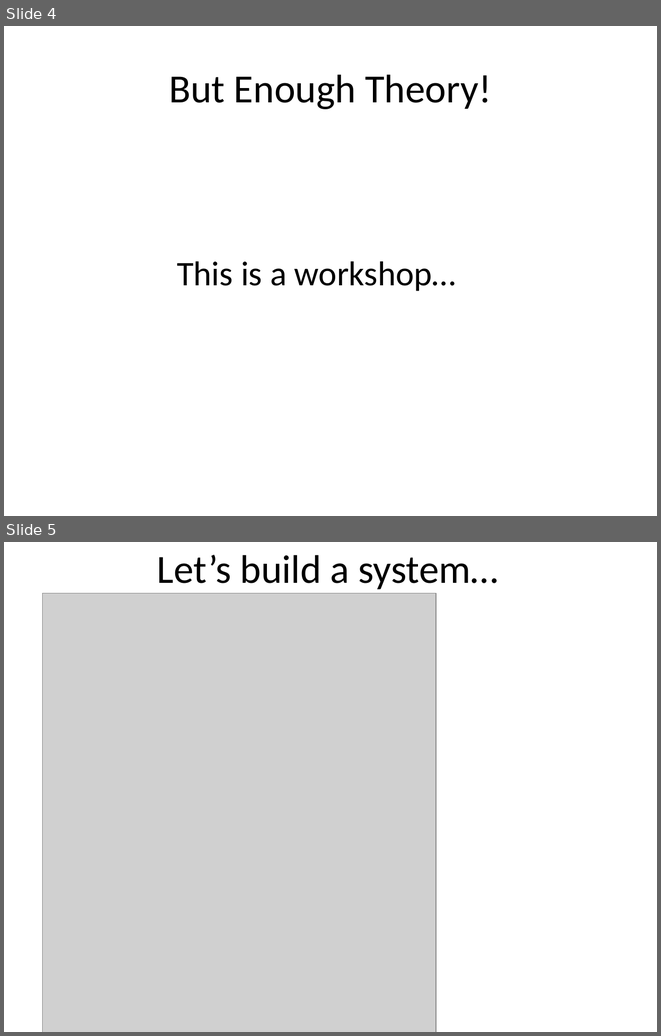
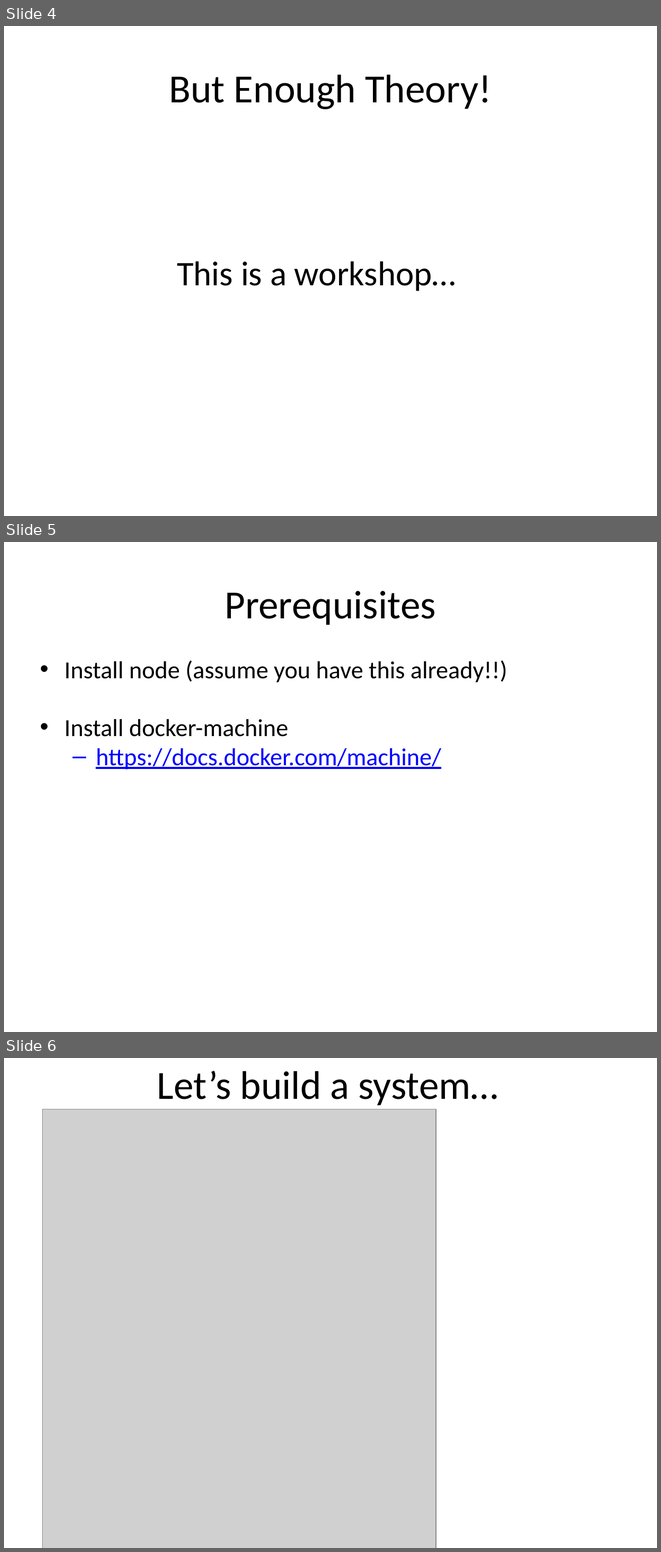
Before and after one commit to nearform/developing-microservices, a slide deck: assets/presentation.pptx. Shown one above the other, each under a label of ours: slides 4 and 5 before the commit, slides 4, 5 and 6 after it. The pictures are 661x1036 and 661x1552 pixels, drawn with LibreOffice and Linux fonts; fonts in the diff are those of the drawing; grey boxes stand for pictures; background and template pictures are left out. Boxes give left, top, right and bottom in pixels: in the first picture for what was removed or moved away, otherwise in the second. Text is boxed around its words. In the diff, an @@ line names an element or a change of style, - is before the commit and + after.

Commit message:
added prereqs slide

```diff
--- a/assets/presentation.pptx
+++ b/assets/presentation.pptx
@@ slide 5 added at (4,542,657,1032), background #FFFFFF @@
@@ title added at (224,591,435,625), 44 pt, text #000000 @@
+Prerequisites
@@ text added at (64,660,508,769), 27 pt, text #000000 @@
+• Install node (assume you have this already!!)
+• Install docker-machine
+  – https://docs.docker.com/machine/
@@ what was slide 5 is now slide 6 @@
```
